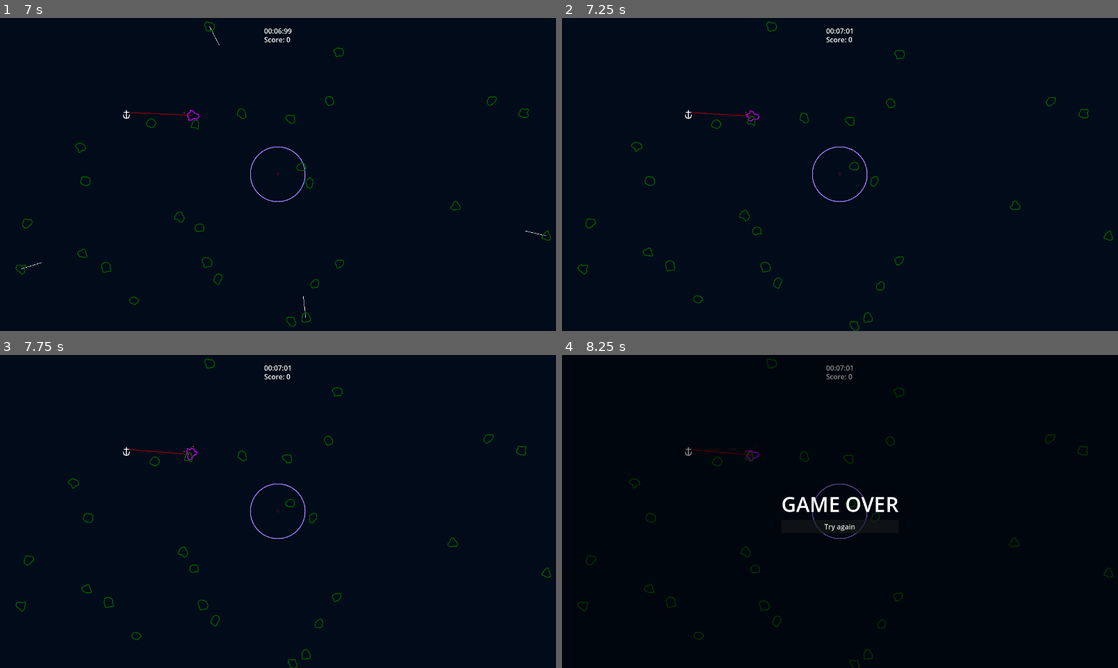
Above: before the commit, frames 1-4 (two rows, left to right).
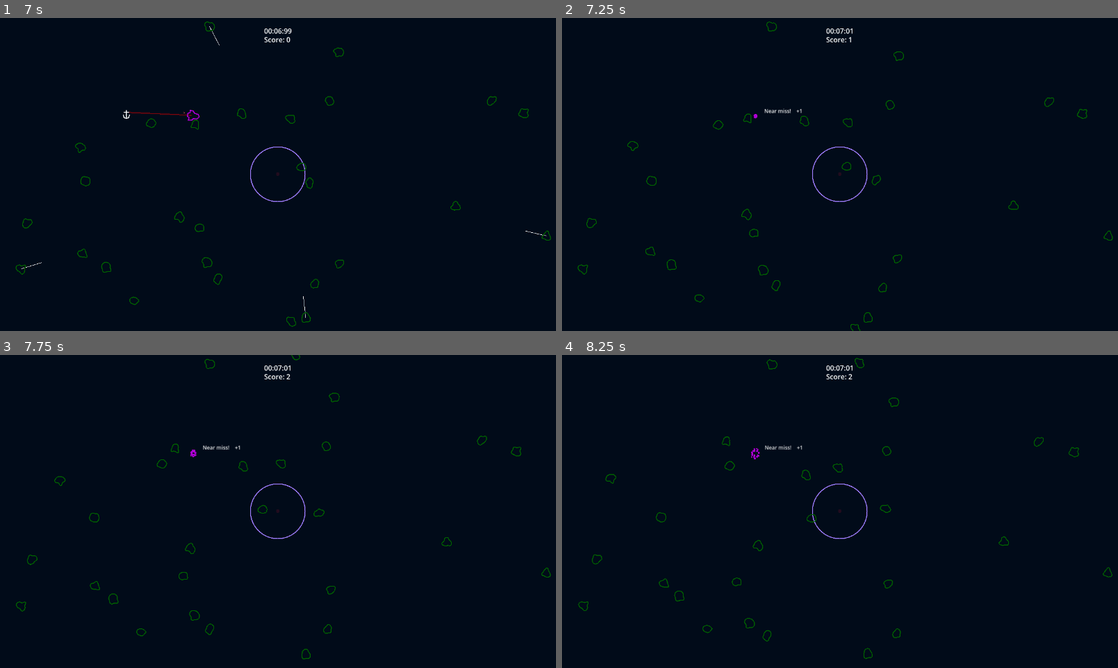
Above: after the commit, the same moments.

Repository: ArjanBroos/GMTK-2025
Game: Godot game, scene res://levels/main_level.tscn
Same seed, same stepped clock (60 frames per second), same inputs: the game is played once before the commit and once after it. Sound files missing from this copy of the repository are replaced by a short silence.
Inputs (mouse positions are in pixels of both pictures, inside the frame that each line leads up to):
- Up to frame 1 (7 s): move the mouse to (400, 158) at 0.52 s; tap Space at 0.77, 1.52, 3.02, 3.77, 4.52, 6.02, 6.77 s; move the mouse to (166, 190) at 1.27 s; move the mouse to (333, 105) at 2.02 s; move the mouse to (250, 237) at 2.77 s; move the mouse to (444, 221) at 3.52 s; move the mouse to (111, 127) at 4.27 s; move the mouse to (305, 174) at 5.02 s; move the mouse to (194, 96) at 5.77 s; move the mouse to (400, 158) at 6.52 s
- Up to frame 2 (7.25 s): no input
- Up to frame 3 (7.75 s): move the mouse to (166, 527) at 7.27 s; tap Space at 7.52 s
- Up to frame 4 (8.25 s): move the mouse to (895, 442) at 8.02 s

Frame 1 is identical in both runs. In frame 2, 0.9% of the frame differs, in the area x 4-100%, y 1-100%; in frame 3, 1.0%; in frame 4, 1.7%, in the area x 2-100%, y 0-100%.

Commit message:
Add death explosion

Diff:
--- /dev/null
+++ b/components/emit_particles_and_destroy.gd
@@ -0,0 +1,11 @@
+class_name EmitParticlesAndDestroy
+extends Node
+
+@export var particles: CPUParticles2D
+
+func emit_particles_and_destroy() -> void:
+	particles.emitting = true
+	particles.finished.connect(_on_particles_finished)
+
+func _on_particles_finished() -> void:
+	queue_free()
--- a/components/health.gd
+++ b/components/health.gd
@@ -7,12 +7,15 @@
 signal died() # For determining whether player died
 
 var current_health: int
+var isDead: bool
 
 func _ready() -> void:
 	current_health = max_health
+	isDead = false
 
 func take_damage(amount: int) -> void:
 	current_health = max(0, current_health - amount)
 	took_damage.emit(amount)
-	if (current_health == 0):
+	if (current_health == 0 && !isDead):
+		isDead = true
 		died.emit()
--- a/gameManager/gameManager.tscn
+++ b/gameManager/gameManager.tscn
@@ -67,3 +67,4 @@
 wait_time = 5.0
 
 [node name="DeathStopTimer" type="Timer" parent="."]
+wait_time = 2.0
--- a/gameManager/game_manager.gd
+++ b/gameManager/game_manager.gd
@@ -8,7 +8,7 @@
 var game_over: bool = false
 var player: Node2D
 var nrAsteroids: int
-var deathStopTimeScale:float = 0.02
+var deathStopTimeScale:float = 0.2
 var deathStopSeconds:float = 2
 @export var timeLabel: Label
 @export var scoreLabel: Label
@@ -29,6 +29,7 @@
 	# connect signal to update score
 	Signalbus.connect("increaseScore", updateScore)
 	Signalbus.connect("playerDied", deathStopToggle)
+	Signalbus.playerDied.connect(_destroy_player)
 	Signalbus.connect("spawnAsteroid", increaseAsteroidCount)
 	Signalbus.connect("outOfSafety", _unsafe_area_entered)
 	Signalbus.connect("backInSafety", _safe_area_entered)
@@ -101,13 +102,13 @@
 	grace_period_timer.stop()
 	deathStopTimer.start(deathStopSeconds*deathStopTimeScale)
 
+func _destroy_player() -> void:
+	player.queue_free()
+
 func _on_player_died() -> void:
 	Engine.time_scale = 0
 	game_over_hud.visible = true
 	game_over = true
-	# TODO: not sure why the queue_free breaks the game in my implementation but it works without
-	#player.queue_free()
-
 
 func _on_player_wants_to_try_again() -> void:
 	game_over_hud.visible = false
--- a/player/player.gd
+++ b/player/player.gd
@@ -2,9 +2,14 @@
 extends Node2D
 
 @export var health: Health
+@export var explosion_scene: PackedScene
 
 func _ready() -> void:
 	health.died.connect(_on_died)
 
 func _on_died() -> void:
+	var explosion = explosion_scene.instantiate() as EmitParticlesAndDestroy
+	get_tree().root.add_child(explosion)
+	explosion.global_position = global_position
+	explosion.emit_particles_and_destroy()
 	Signalbus.playerDied.emit()
--- a/player/player.tscn
+++ b/player/player.tscn
@@ -1,8 +1,9 @@
-[gd_scene load_steps=7 format=3 uid="uid://5g3i4mhst5kb"]
+[gd_scene load_steps=8 format=3 uid="uid://5g3i4mhst5kb"]
 
 [ext_resource type="Script" uid="uid://cuk138uhfuit" path="res://player/player.gd" id="1_qjkh3"]
 [ext_resource type="Script" uid="uid://b3s0q2nv1375l" path="res://player/tether.gd" id="2_g6k8r"]
 [ext_resource type="Script" uid="uid://valb3o157auw" path="res://components/follow_cursor.gd" id="2_rkbax"]
+[ext_resource type="PackedScene" uid="uid://dphb8dao47hrq" path="res://player/player_explosion.tscn" id="3_g6k8r"]
 [ext_resource type="Script" uid="uid://c87y1h43er7n8" path="res://components/health.gd" id="3_yw30f"]
 [ext_resource type="Script" uid="uid://bfb6nj1lrv6ay" path="res://components/hurt_box.gd" id="4_qjkh3"]
 
@@ -36,9 +37,10 @@
 position = Vector2(21, -21)
 script = ExtResource("1_qjkh3")
 health = NodePath("Health")
+explosion_scene = ExtResource("3_g6k8r")
 metadata/_custom_type_script = "uid://cuk138uhfuit"
 
-[node name="CPUParticles2D" type="CPUParticles2D" parent="Player"]
+[node name="ExhaustParticles" type="CPUParticles2D" parent="Player"]
 position = Vector2(0, 16)
 rotation = 1.598
 amount = 2
--- /dev/null
+++ b/player/player_explosion.tscn
@@ -0,0 +1,23 @@
+[gd_scene load_steps=2 format=3 uid="uid://dphb8dao47hrq"]
+
+[ext_resource type="Script" uid="uid://dkg6wjtof5o77" path="res://components/emit_particles_and_destroy.gd" id="1_gt538"]
+
+[node name="PlayerExplosion" type="Node2D" node_paths=PackedStringArray("particles")]
+script = ExtResource("1_gt538")
+particles = NodePath("CPUParticles2D")
+
+[node name="CPUParticles2D" type="CPUParticles2D" parent="."]
+emitting = false
+amount = 20
+lifetime = 0.7
+one_shot = true
+explosiveness = 1.0
+lifetime_randomness = 0.21
+spread = 180.0
+gravity = Vector2(0, 0)
+initial_velocity_min = 15.63
+initial_velocity_max = 46.88
+angular_velocity_max = 22.5
+scale_amount_min = 3.0
+scale_amount_max = 4.0
+color = Color(0.686275, 0, 0.835294, 1)
Not shown, added: components/emit_particles_and_destroy.gd.uid
Binary file removed: player/player.png
Not shown, removed: player/player.png.import
